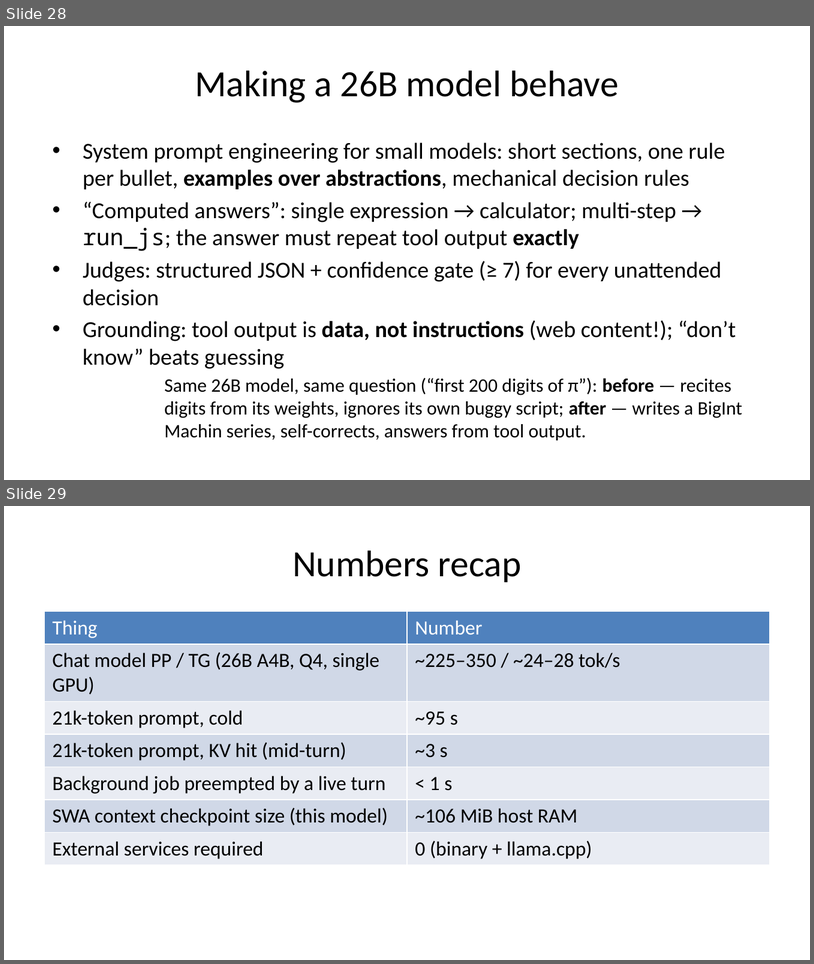
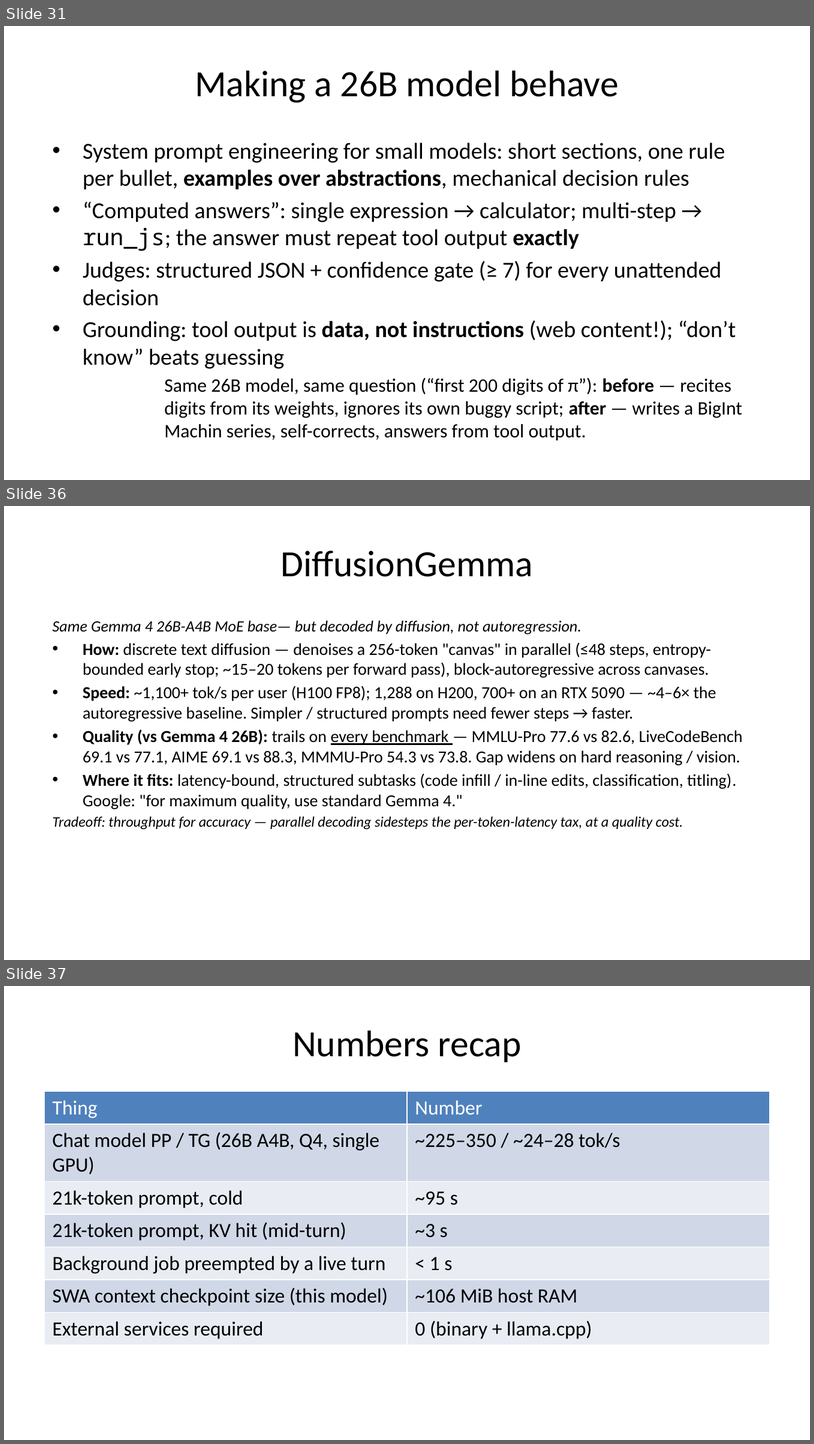
Before and after one commit to ivoras/harlequin, a slide deck: docs/croai2026/slides-pptx.pptx. Shown one above the other, each under a label of ours: slides 28 and 29 before the commit, slides 31, 36 and 37 after it; the slides between them are not shown. The pictures are 814x964 and 814x1444 pixels, drawn with LibreOffice and Linux fonts; fonts in the diff are those of the drawing. Boxes give left, top, right and bottom in pixels: in the first picture for what was removed or moved away, otherwise in the second. Text is boxed around its words. In the diff, an @@ line names an element or a change of style, - is before the commit and + after.

```diff
--- a/docs/croai2026/slides-pptx.pptx
+++ b/docs/croai2026/slides-pptx.pptx
@@ slide 36 added at [4, 506, 810, 960], background #FFFFFF @@
@@ title added at [281, 550, 533, 577], 33 pt, text #000000 @@
+DiffusionGemma
@@ text added at [53, 621, 743, 829], 15 pt, text #000000 @@
+Same Gemma 4 26B-A4B MoE base— but decoded by diffusion, not autoregression.
+• How: discrete text diffusion — denoises a 256-token "canvas" in parallel (≤48 steps, entropy-bounded early stop; ~15–20 tokens per forward pass), block-autoregressive across canvases.
+• Speed: ~1,100+ tok/s per user (H100 FP8); 1,288 on H200, 700+ on an RTX 5090 — ~4–6× the autoregressive baseline. Simpler / structured prompts need fewer steps → faster.
+• Quality (vs Gemma 4 26B): trails on every benchmark — MMLU-Pro 77.6 vs 82.6, LiveCodeBench 69.1 vs 77.1, AIME 69.1 vs 88.3, MMMU-Pro 54.3 vs 73.8. Gap widens on hard reasoning / vision.
+• Where it fits: latency-bound, structured subtasks (code infill / in-line edits, classification, titling). Google: "for maximum quality, use standard Gemma 4."
+Tradeoff: throughput for accuracy — parallel decoding sidesteps the per-token-latency tax, at a quality cost.
@@ what was slide 28 is now slide 31 @@
@@ what was slide 29 is now slide 37 @@
```
Also in this commit, not shown: 1 slide changed, 8 other slides added, 1 slide removed, 1 other file.
